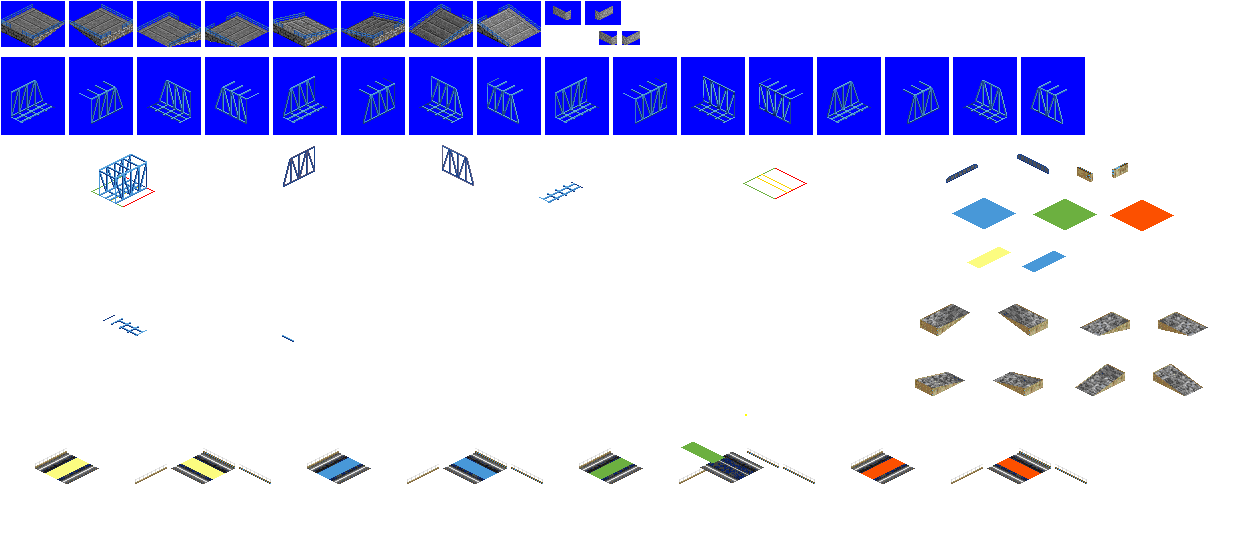
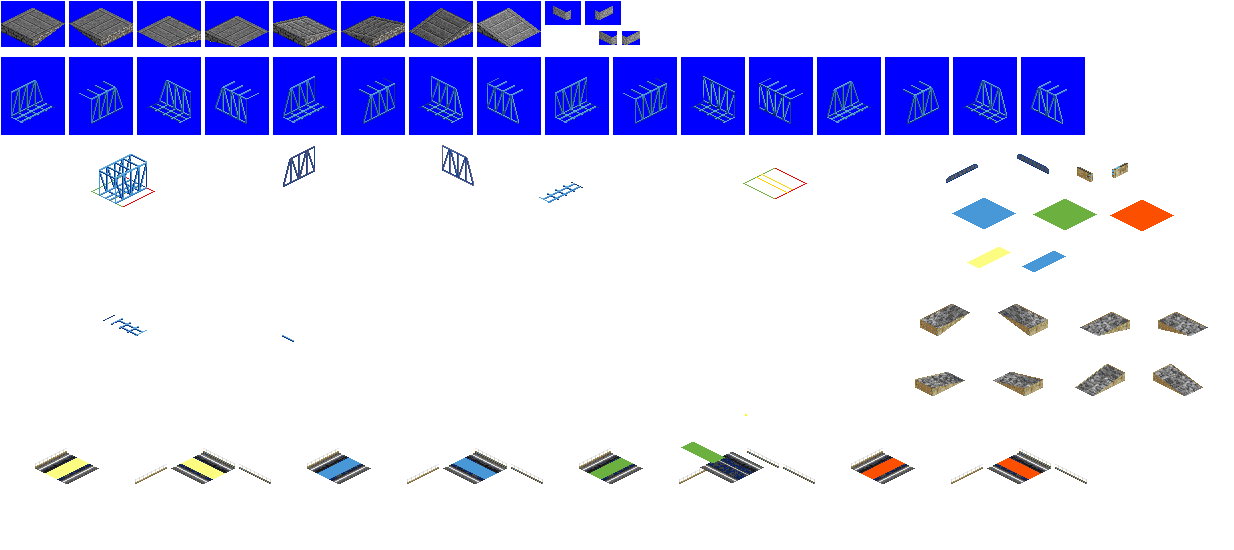
Layer changes from the first 1234 × 550 image to the second:
hid "glander" over 1, 4, 541, 47
